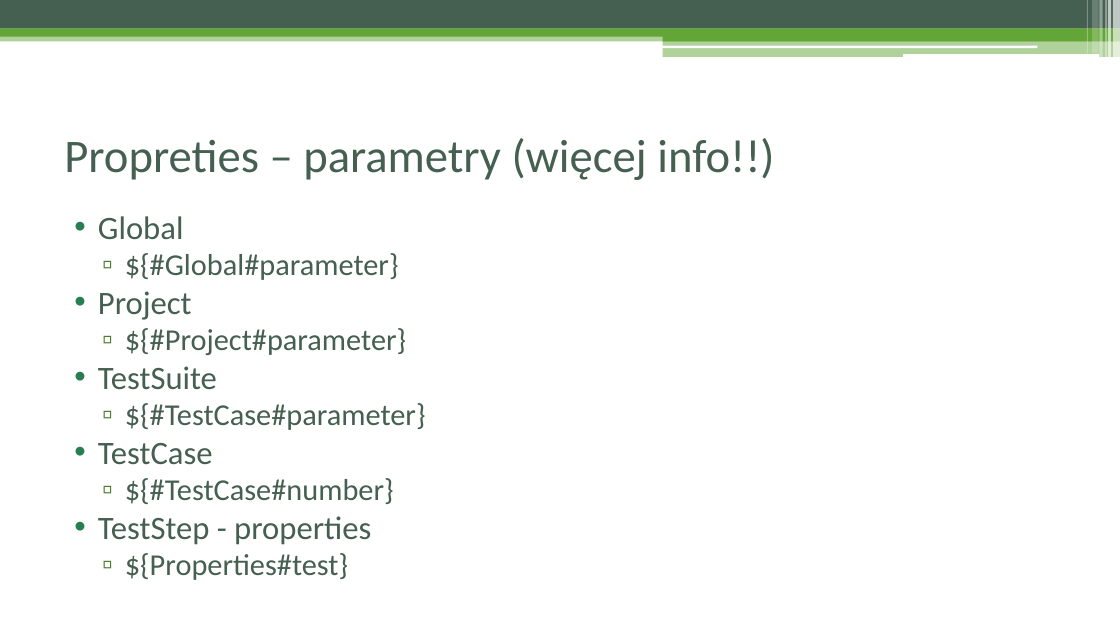
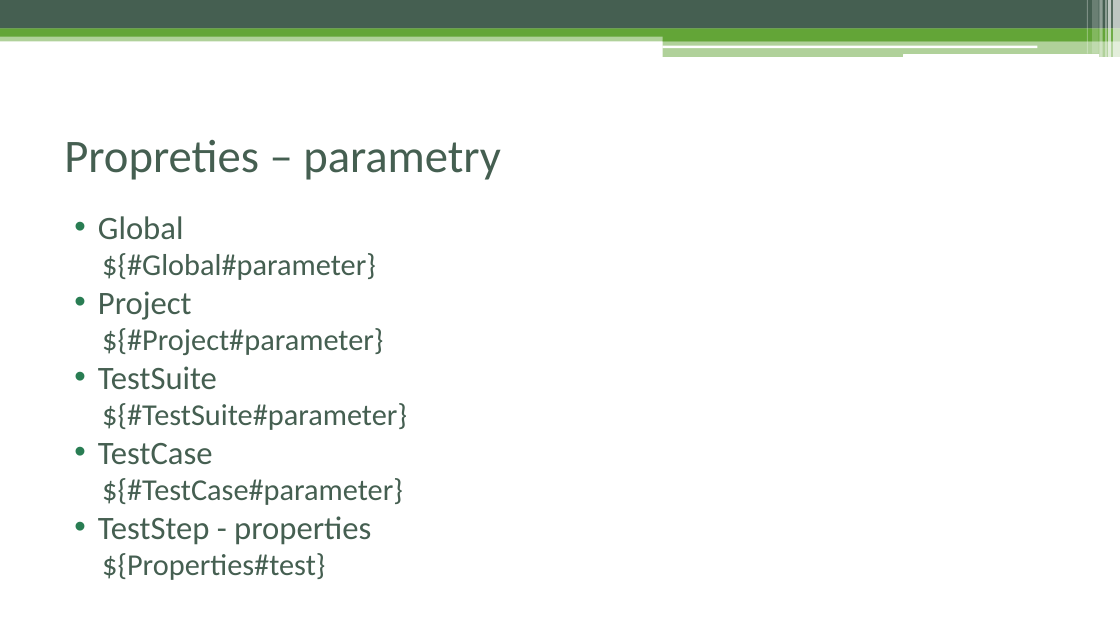
Before and after one commit to czyzyk29/SoapUI_Workshop, a slide deck: slide 34 of Warsztat_soapUI.pptx (slide 35 before the commit). Drawn at 1120x630 pixels with LibreOffice and Linux fonts; fonts in the diff are those of the drawing. Boxes give left, top, right and bottom in pixels: in the first picture for what was removed or moved away, otherwise in the second. Text is boxed around its words. In the diff, an @@ line names an element or a change of style, - is before the commit and + after.

Commit message:
update project and presentation

```diff
--- a/Warsztat_soapUI.pptx
+++ b/Warsztat_soapUI.pptx
@@ title at (64, 140, 501, 180): text changed @@
-Propreties – parametry (więcej info!!)
+Propreties – parametry
@@ text at (102, 253, 403, 580): bullet ▫ to none @@
@@ text at (98, 403, 407, 465): paragraphs added @@
+  ${#TestSuite#parameter}
+• TestCase
@@ text at (98, 443, 394, 504): paragraphs removed @@
-• TestCase
-  ▫ ${#TestCase#number}
```
Also in this commit, not shown: 13 other slides changed, 1 slide removed, 3 other files.
